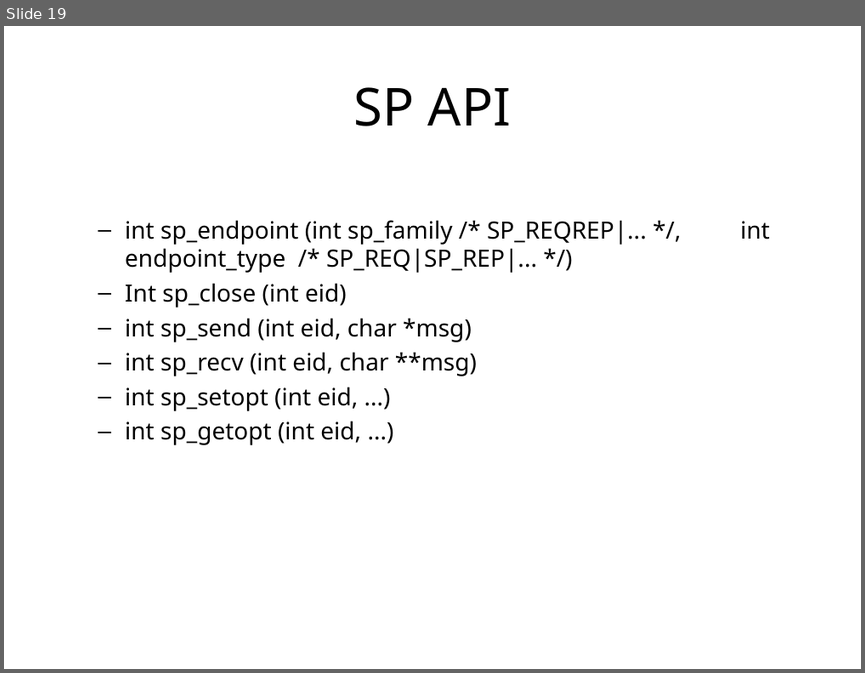
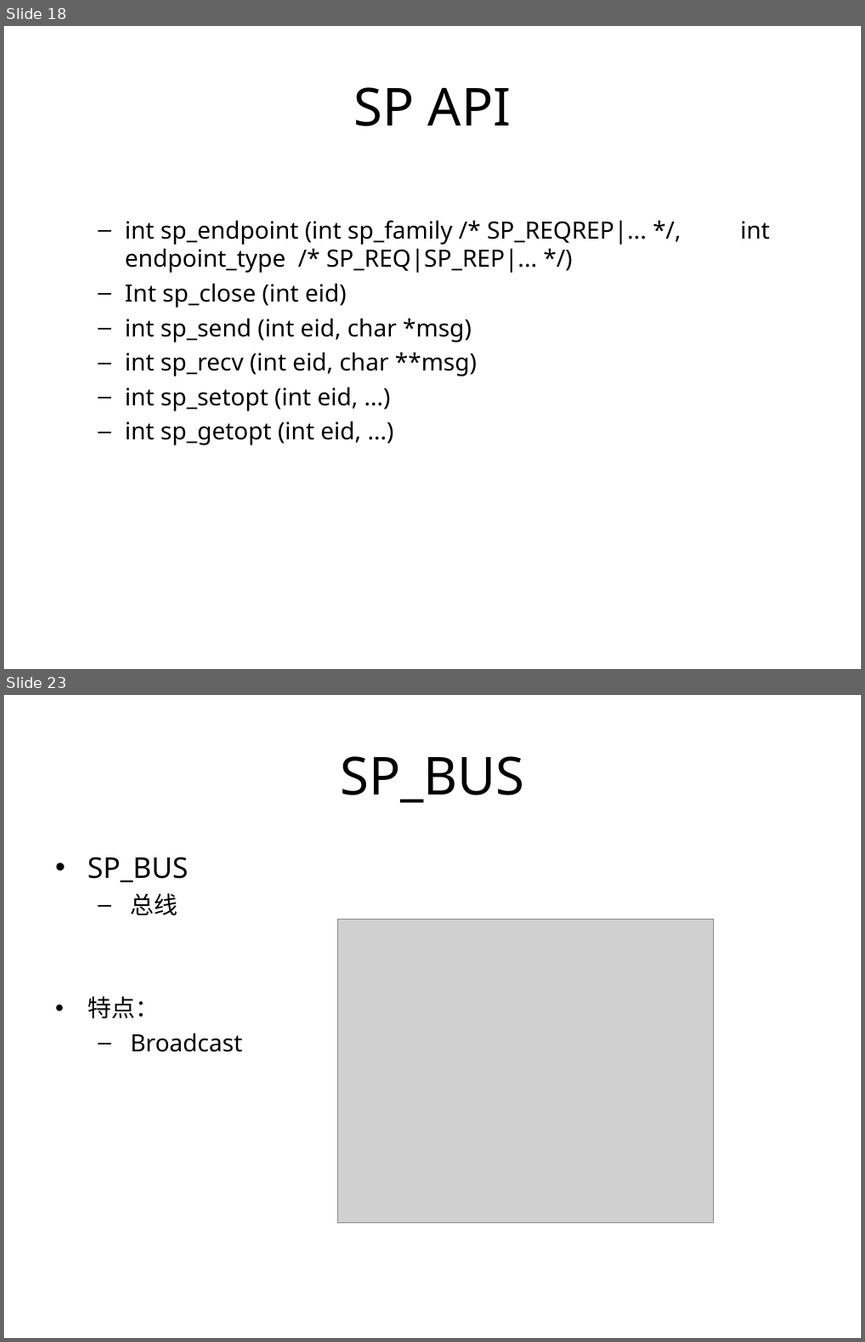
Before and after one commit to proxyio/xio, a slide deck: docs/PROXYIO.ppt. Shown one above the other, each under a label of ours: slide 19 before the commit, slides 18 and 23 after it; the slides between them are not shown. The pictures are 865x673 and 865x1342 pixels, drawn with LibreOffice and Linux fonts; fonts in the diff are those of the drawing; grey boxes stand for pictures. Boxes give left, top, right and bottom in pixels: in the first picture for what was removed or moved away, otherwise in the second. Text is boxed around its words. In the diff, an @@ line names an element or a change of style, - is before the commit and + after.

```diff
--- a/docs/PROXYIO.ppt
+++ b/docs/PROXYIO.ppt
@@ slide 23 added at [4,695,861,1338], background #FFFFFF @@
@@ title added at [340,756,524,803], 44 pt, text #000000 @@
+SP_BUS
@@ text added at [87,857,243,1052], 20 pt, text #000000 @@
+• SP_BUS
+  – 总线
+• 特点：
+  – Broadcast
@@ picture added at [337,919,714,1222] @@
@@ what was slide 19 is now slide 18 @@
```
Also in this commit, not shown: 10 slides changed, 3 other slides added, 2 slides removed.
